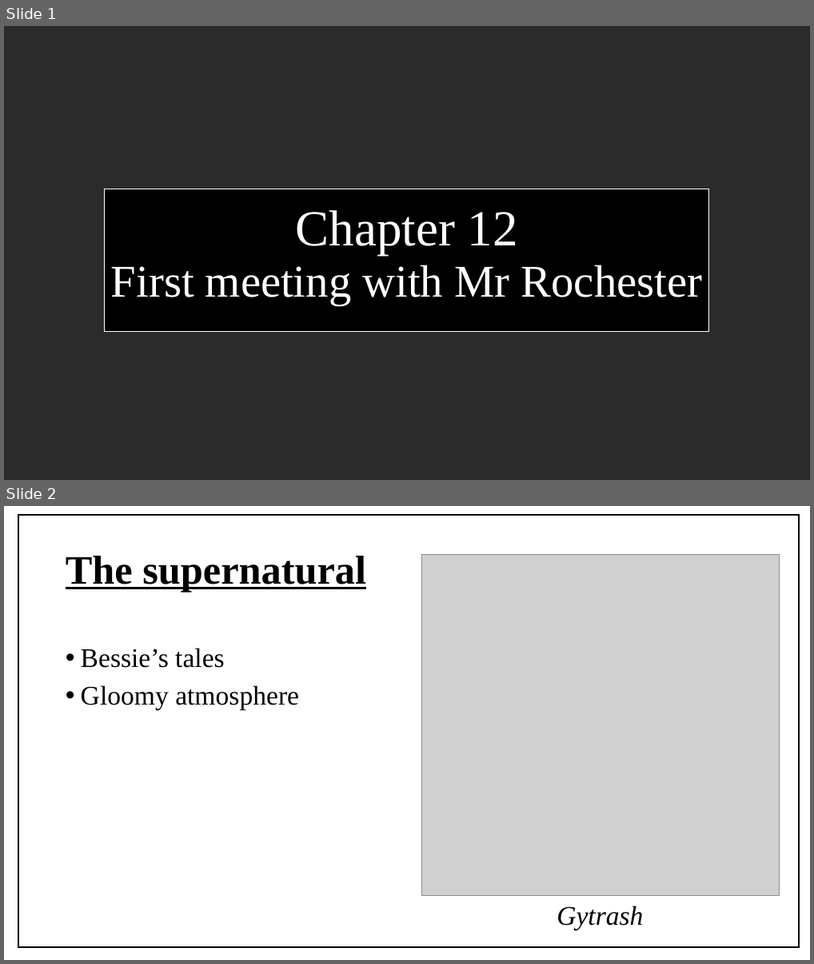
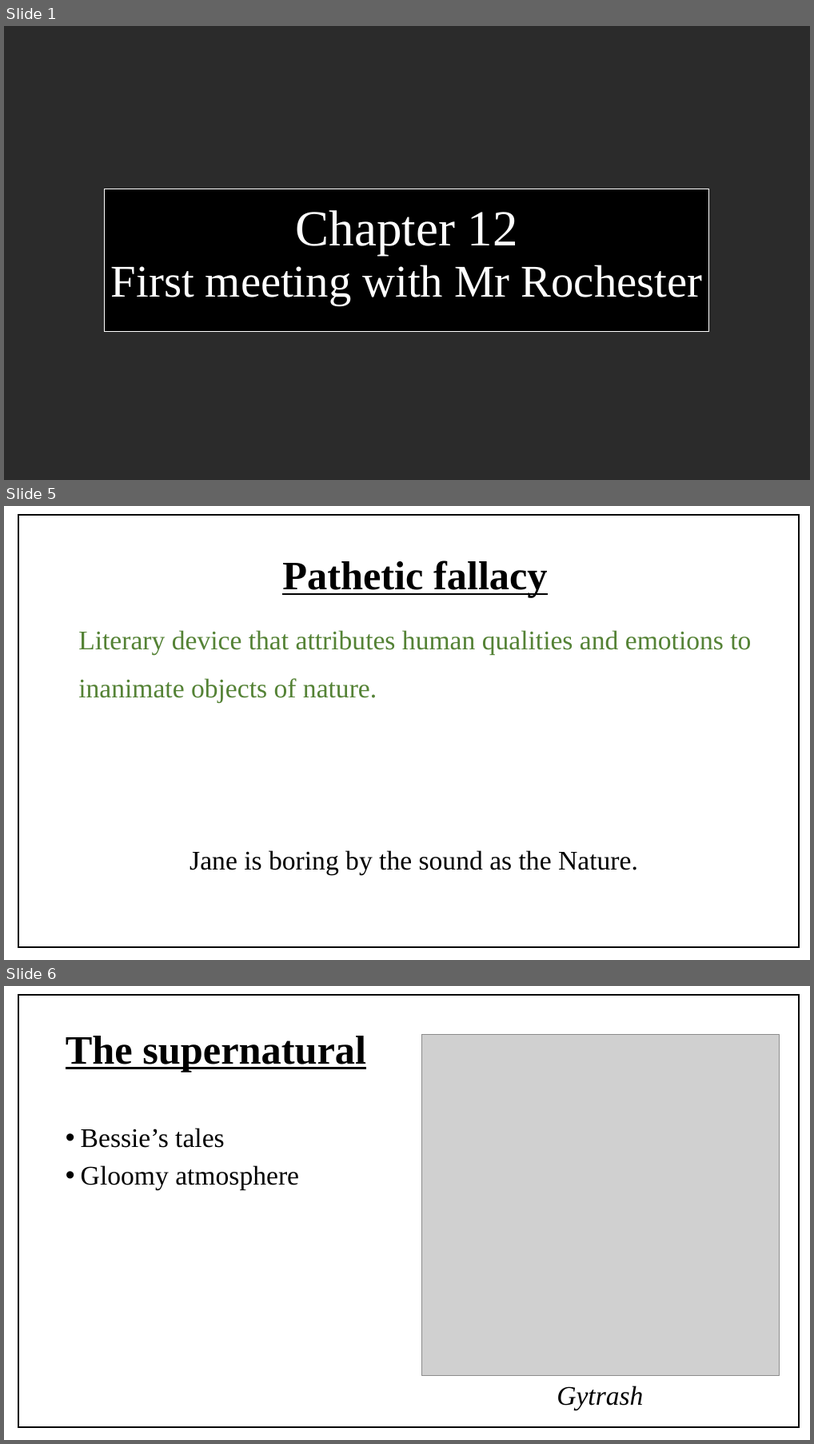
Before and after one commit to KerNioZz/LLCE, a slide deck: Chapter 12 - First meeting with Mr Rochester.pptx. Shown one above the other, each under a label of ours: slides 1 and 2 before the commit, slides 1, 5 and 6 after it; the slides between them are not shown. The pictures are 814x964 and 814x1444 pixels, drawn with LibreOffice and Linux fonts; fonts in the diff are those of the drawing; grey boxes stand for pictures; background and template pictures are left out; a plain dark background stands for a picture behind light text. Boxes give left, top, right and bottom in pixels: in the first picture for what was removed or moved away, otherwise in the second. Text is boxed around its words. In the diff, an @@ line names an element or a change of style, - is before the commit and + after.

```diff
--- a/Chapter 12 - First meeting with Mr Rochester.pptx
+++ b/Chapter 12 - First meeting with Mr Rochester.pptx
@@ slide 5 added at (x1=4, y1=506, x2=810, y2=960), background picture (left out) @@
@@ rectangle added at (x1=18, y1=515, x2=799, y2=948), outline #000000 1.5 pt @@
@@ text added at (x1=282, y1=560, x2=548, y2=598), 48 pt, text #000000, bold, underline @@
+Pathetic fallacy
@@ text added at (x1=78, y1=630, x2=751, y2=703), 32 pt, text #548235 @@
+Literary device that attributes human qualities and emotions to inanimate objects of nature.
@@ text added at (x1=190, y1=850, x2=638, y2=875), 32 pt, text #000000 @@
+Jane is boring by the sound as the Nature.
@@ what was slide 2 is now slide 6 @@
```
Also in this commit, not shown: 3 other slides added.
